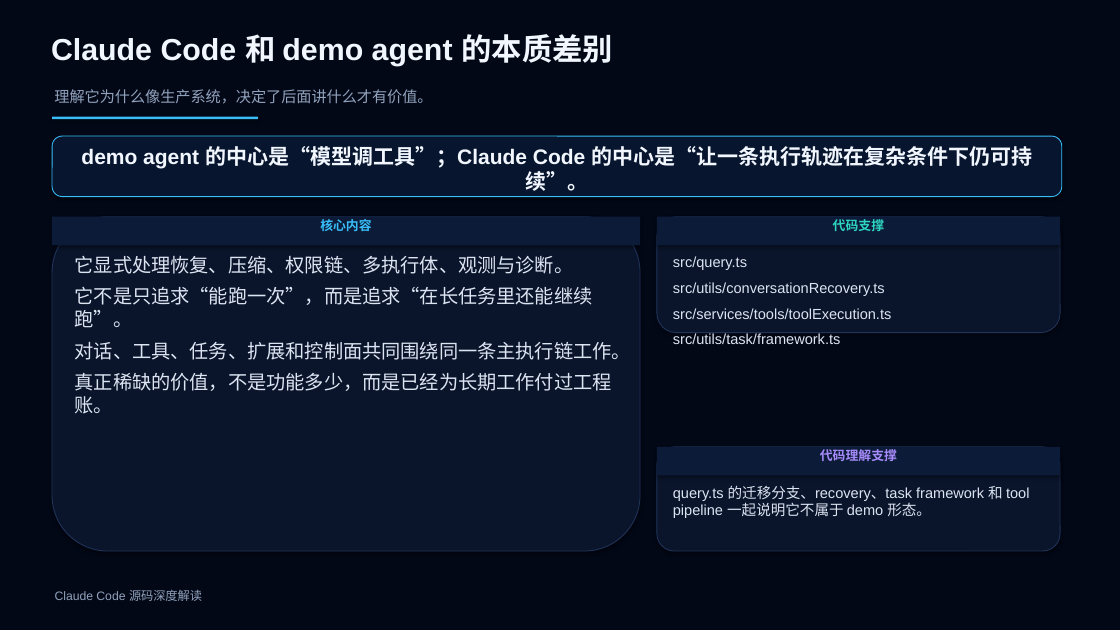
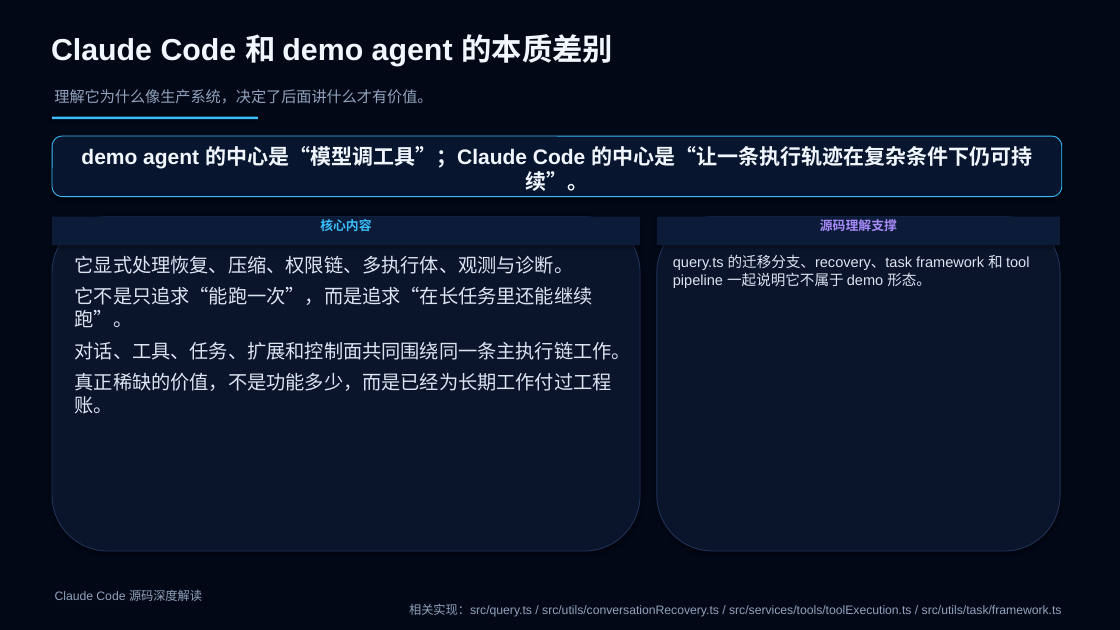
Before and after one commit to boboliu-1010/ccode, a slide deck: slide 5 of docs/zh/10-Claude Code 源码深度解读.pptx. Drawn at 1120x630 pixels with LibreOffice and Linux fonts; fonts in the diff are those of the drawing. Boxes give left, top, right and bottom in pixels: in the first picture for what was removed or moved away, otherwise in the second. Text is boxed around its words. In the diff, an @@ line names an element or a change of style, - is before the commit and + after.

```diff
--- a/docs/zh/10-Claude Code 源码深度解读.pptx
+++ b/docs/zh/10-Claude Code 源码深度解读.pptx
@@ rounded rectangle: place and size @@
-rounded rectangle at [657, 217, 1060, 333]
+rounded rectangle at [657, 217, 1060, 551]
@@ text in rectangle at [820, 219, 897, 231]: text changed; text colour #2DD4BF to #A78BFA @@
-代码支撑
+源码理解支撑
@@ text "query.ts 的迁移分支、recovery、task framework 和 tool ...": place and size @@
-text "query.ts 的迁移分支、recovery、task framework 和 tool ..." at [673, 486, 1029, 518]
+text "query.ts 的迁移分支、recovery、task framework 和 tool ..." at [673, 255, 1029, 288]
@@ text removed at [673, 256, 891, 344] @@
-src/query.ts
-src/utils/conversationRecovery.ts
-src/services/tools/toolExecution.ts
-src/utils/task/framework.ts
@@ rounded rectangle removed at [657, 447, 1060, 551] @@
@@ rectangle removed at [657, 447, 1060, 476] @@
-代码理解支撑
@@ text at [409, 604, 1062, 617]: paragraph added @@
+相关实现：src/query.ts / src/utils/conversationRecovery.ts / src/services/tools/toolExecution.ts / src/utils/task/framework.ts
```
Also in this commit, not shown: 45 other slides changed, 1 other file.
